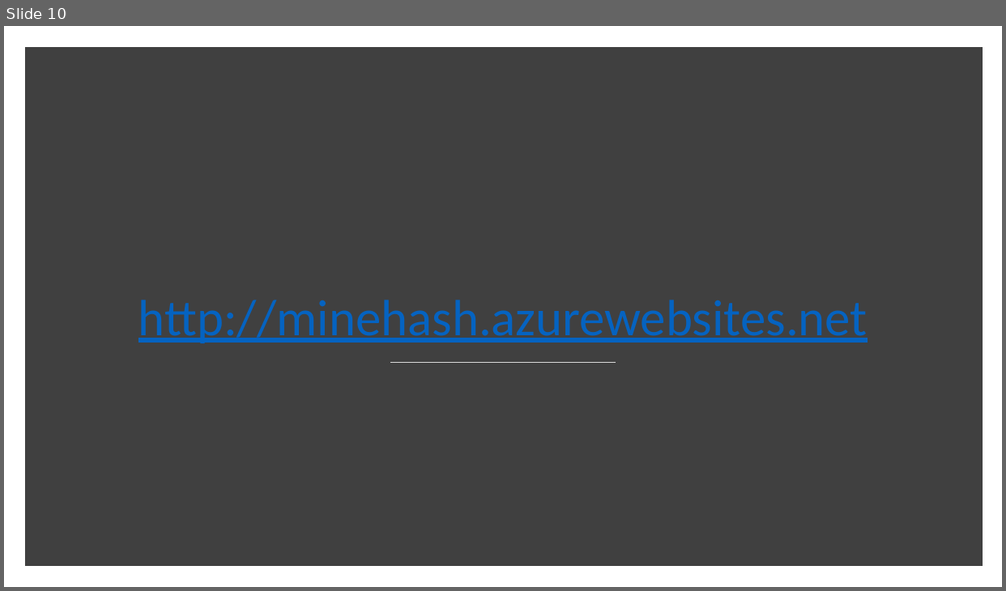
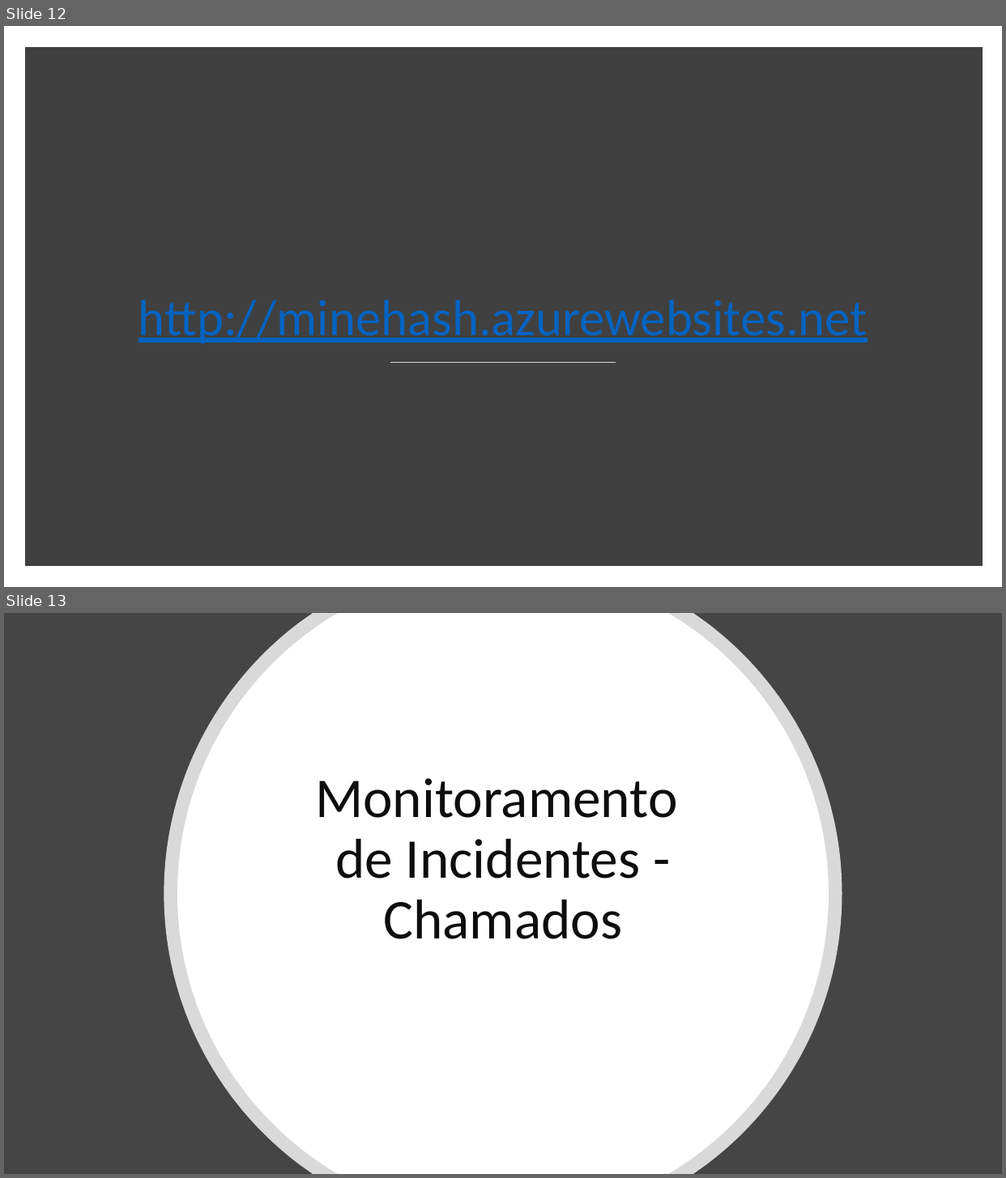
Before and after one commit to Fabicaneyu/.mineHash, a slide deck: Documentação/Slides/Entregas da 2° Sprint.pptx. Shown one above the other, each under a label of ours: slide 10 before the commit, slides 12 and 13 after it. The pictures are 1006x591 and 1006x1178 pixels, drawn with LibreOffice and Linux fonts; fonts in the diff are those of the drawing. Boxes give left, top, right and bottom in pixels: in the first picture for what was removed or moved away, otherwise in the second. Text is boxed around its words. In the diff, an @@ line names an element or a change of style, - is before the commit and + after.

```diff
--- a/Documentação/Slides/Entregas da 2° Sprint.pptx
+++ b/Documentação/Slides/Entregas da 2° Sprint.pptx
@@ slide 13 added at <box>4,613,1002,1174</box>, background #454545 @@
@@ freeform shape added at <box>164,613,842,1174</box>, fill #FFFFFF at 80% opacity @@
@@ freeform shape added at <box>177,613,829,1174</box>, fill #FFFFFF @@
@@ title added at <box>315,778,677,939</box>, 54 pt, text #0D0D0D @@
+Monitoramento
+de Incidentes - Chamados
@@ what was slide 10 is now slide 12 @@
```
Also in this commit, not shown: 1 slide changed, 3 other slides added.
